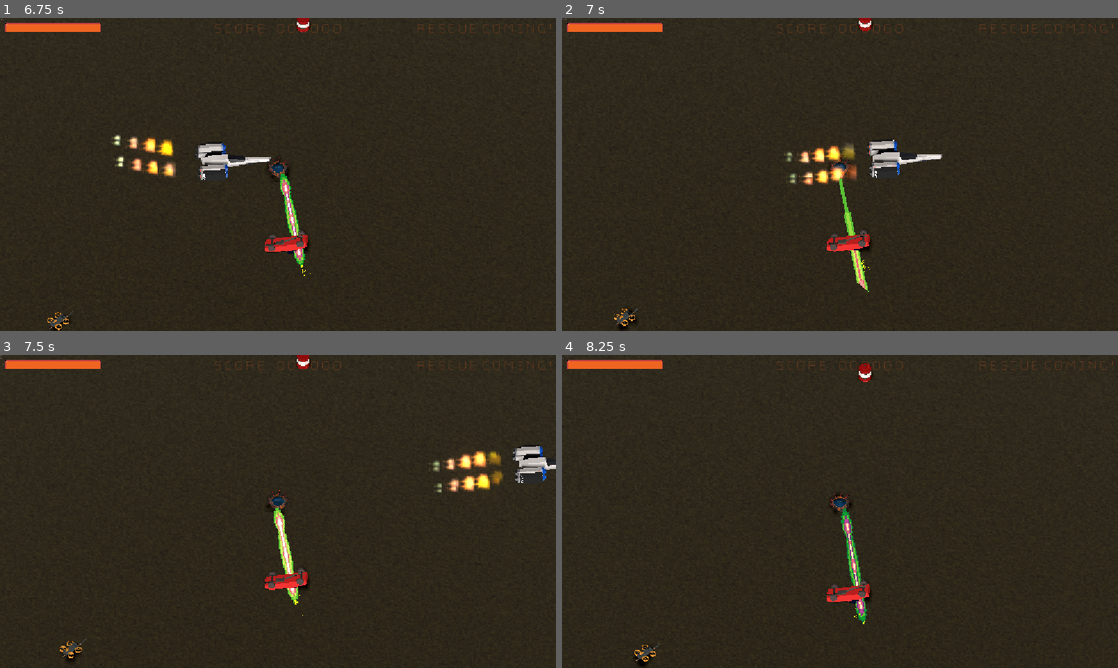
Above: before the commit, frames 1-4 (two rows, left to right).
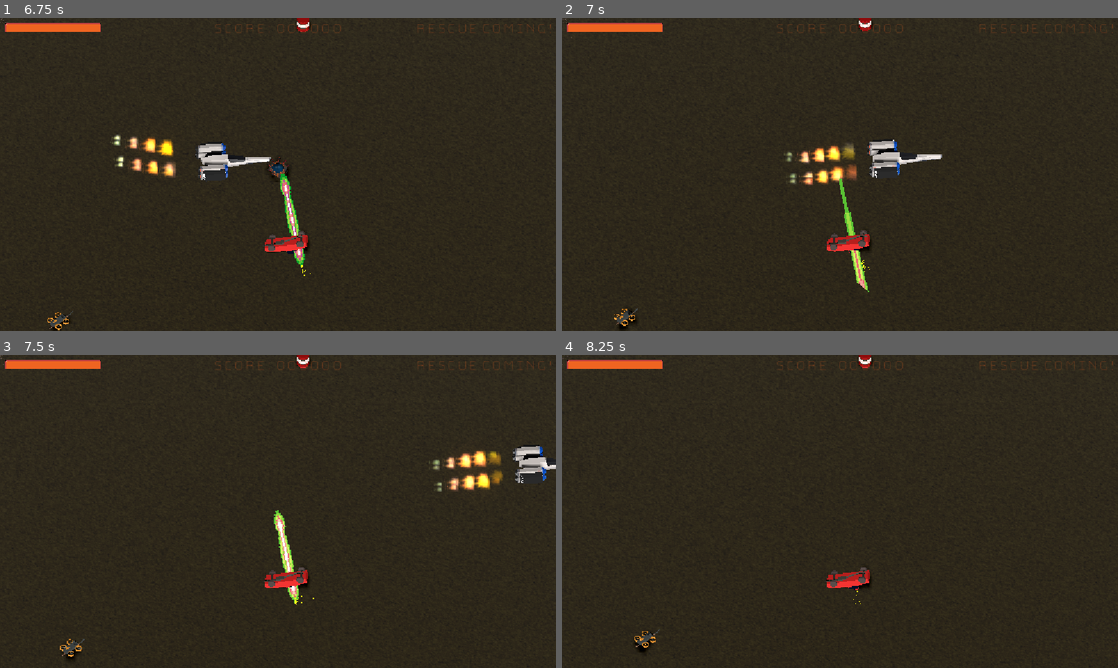
Above: after the commit, the same moments.

Repository: Gamkedo/terminus-2k28
Game: Godot game, scene res://level_menu.tscn
Two runs of this game, one before a commit and one after it. Both use one fixed random seed, a clock stepped at 60 frames per second and the inputs below.
Inputs (mouse positions are in pixels of both pictures, inside the frame that each line leads up to):
- Up to frame 1 (6.75 s): click (278, 161) at 0.5 s; move the mouse to (400, 158) at 1.27 s; press the mouse at (400, 158) at 1.28 s; hold D (walk_right) 1.28-2 s; release the mouse at (400, 158) at 2 s; drag from (166, 190) to (250, 237) at 2.02 s; move the mouse to (333, 105) at 2.77 s; hold D (walk_right) 2.78-3.5 s; hold X (toggle_mouse_capture) 2.78-3.5 s; click (333, 105) at 3.05 s; drag from (250, 237) to (111, 127) at 3.52 s; move the mouse to (444, 221) at 4.27 s; hold A (walk_left) 4.28-5 s; hold 1 (weapon1) 4.28-5 s; click (444, 221) at 4.55 s; drag from (111, 127) to (194, 96) at 5.02 s; move the mouse to (305, 174) at 5.77 s; hold S (walk_down) 5.78-6.5 s; hold 3 (weapon3) 5.78-6.5 s; click (305, 174) at 6.05 s; drag from (194, 96) to (166, 190) at 6.52 s
- Up to frame 2 (7 s): no input
- Up to frame 3 (7.5 s): move the mouse to (400, 495) at 7.27 s; hold W (walk_up) from 7.28 s (still down); hold 5 (weapon5) from 7.28 s (still down)
- Up to frame 4 (8.25 s): click (962, 495) at 7.55 s; release W (walk_up) at 8 s; release 5 (weapon5) at 8 s; drag from (728, 527) to (812, 574) at 8.02 s

Frame 1 is identical in both runs. In frame 2, 0.1% of the frame differs, in the area x 48-52%, y 44-51%; in frame 3, 1.1%; in frame 4, 1.7%, in the area x 13-56%, y 0-100%.

Commit message:
Player vanishes and stops firing/moving when aircraft rescues

Diff:
--- a/Scenes - Levels/areaSurvivor.tscn
+++ b/Scenes - Levels/areaSurvivor.tscn
@@ -60,7 +60,6 @@
 
 [sub_resource type="Animation" id="Animation_xetuu"]
 resource_name = "rescue"
-length = 2.0
 length = 4.0
 tracks/0/type = "value"
 tracks/0/imported = false
@@ -74,6 +73,20 @@
 "update": 0,
 "values": [Vector3(47.298836, -16.909134, -101.17751), Vector3(-73.32664, -63.689636, -44.240276), Vector3(-84.74414, 13.74345, -45.891098), Vector3(2.151927, 1.3857841, -2.5341797), Vector3(124.63869, 19.918152, -47.327717)]
 }
+tracks/1/type = "method"
+tracks/1/imported = false
+tracks/1/enabled = true
+tracks/1/path = NodePath("../../Player")
+tracks/1/interp = 1
+tracks/1/loop_wrap = true
+tracks/1/keys = {
+"times": PackedFloat32Array(2.18),
+"transitions": PackedFloat32Array(1),
+"values": [{
+"args": [],
+"method": &"rescue_pickup"
+}]
+}
 
 [sub_resource type="AnimationLibrary" id="AnimationLibrary_6w6bc"]
 _data = {
@@ -193,11 +206,11 @@
 root_motion_local = true
 libraries/ = SubResource("AnimationLibrary_6w6bc")
 
-[node name="CanvasLayer" type="CanvasLayer" parent="SurvivorMode TimerAndEndingAnim" unique_id=2014492969 node_paths=PackedStringArray("end_anim")]
+[node name="TimerScript" type="CanvasLayer" parent="SurvivorMode TimerAndEndingAnim" unique_id=2014492969 node_paths=PackedStringArray("end_anim")]
 script = ExtResource("20_xetuu")
 end_anim = NodePath("../AnimationPlayer")
 
-[node name="TimerLabel" type="Label" parent="SurvivorMode TimerAndEndingAnim/CanvasLayer" unique_id=905615547]
+[node name="TimerLabel" type="Label" parent="SurvivorMode TimerAndEndingAnim/TimerScript" unique_id=905615547]
 unique_name_in_owner = true
 anchors_preset = 5
 anchor_left = 0.5
@@ -210,7 +223,7 @@
 label_settings = ExtResource("10_6w6bc")
 horizontal_alignment = 2
 
-[node name="TimerKeeper" type="Timer" parent="SurvivorMode TimerAndEndingAnim/CanvasLayer" unique_id=134845927]
+[node name="TimerKeeper" type="Timer" parent="SurvivorMode TimerAndEndingAnim/TimerScript" unique_id=134845927]
 wait_time = 4.0
 one_shot = true
 autostart = true
--- a/Scripts/gameplay/player/player.gd
+++ b/Scripts/gameplay/player/player.gd
@@ -21,6 +21,8 @@
 var health_max: float = 100.00
 var health_current: float = health_max
 var has_died: bool = false
+
+var already_rescued: bool = false
 
 # exposed/tunable variables
 @export var rotation_speed: float = 2
@@ -59,6 +61,9 @@
 		camera.set_player(self)
 
 func _process(delta: float) -> void:
+	if already_rescued:
+		return
+
 	reload_time -= delta
 
 	handle_aiming(delta)
@@ -78,6 +83,9 @@
 	alternate_cannon_left = !alternate_cannon_left
 
 func _physics_process(delta: float) -> void:
+	if already_rescued:
+		return
+
 	var input_dir := Input.get_vector("walk_left", "walk_right", "walk_up", "walk_down")
 
 	# negative z since that's forward for godot
@@ -150,6 +158,10 @@
 
 	GameLogger.debug("Health: %.2f / %.2f" % [health_current, health_max])
 
+func rescue_pickup() -> void:
+	visible = false
+	auto_fire = false
+	already_rescued = true
 
 func handle_aiming(delta: float) -> void:
 	if aim_componant:
